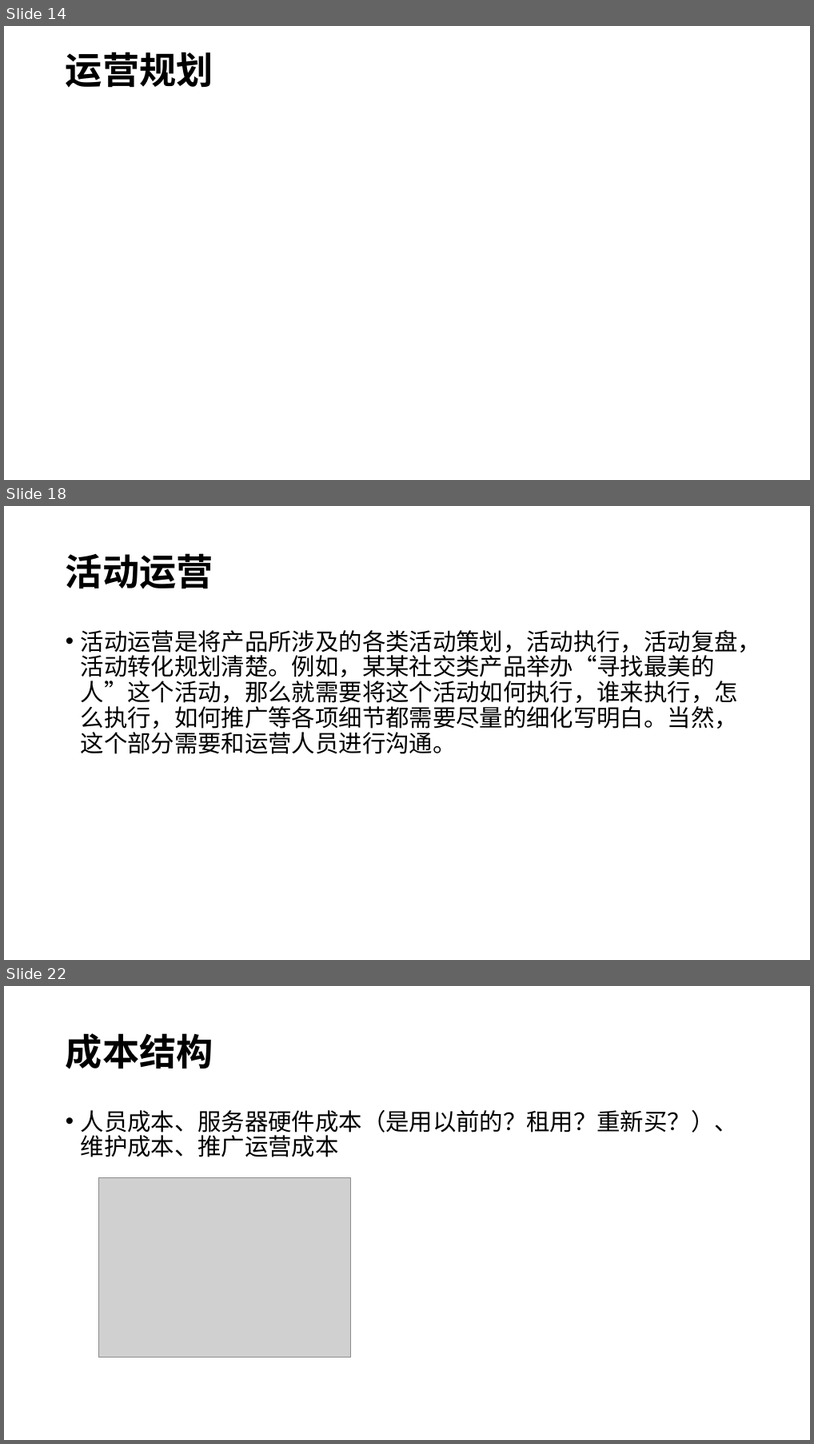
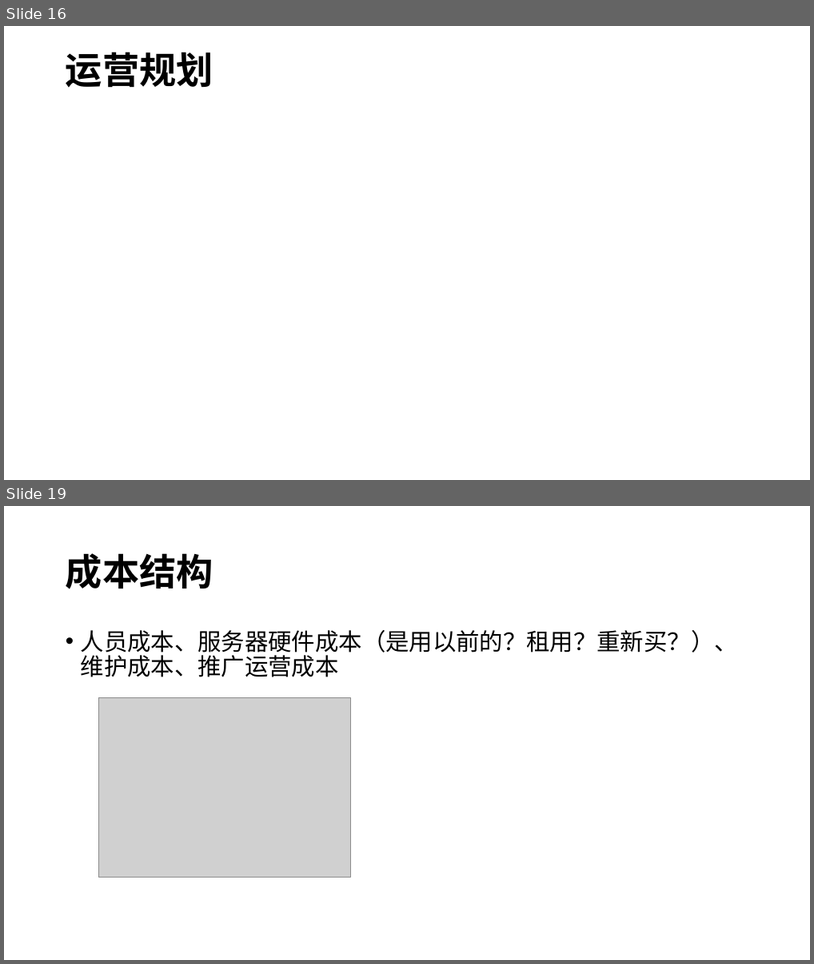
Before and after one commit to awanglilong/awanglilong.github.io, a slide deck: _posts/商业需求.pptx. Shown one above the other, each under a label of ours: slides 14, 18 and 22 before the commit, slides 16 and 19 after it; the slides between them are not shown. The pictures are 814x1444 and 814x964 pixels, drawn with LibreOffice and Linux fonts; fonts in the diff are those of the drawing; grey boxes stand for pictures. Boxes give left, top, right and bottom in pixels: in the first picture for what was removed or moved away, otherwise in the second. Text is boxed around its words. In the diff, an @@ line names an element or a change of style, - is before the commit and + after.

```diff
--- a/_posts/商业需求.pptx
+++ b/_posts/商业需求.pptx
@@ slide 18 removed at (4,506,810,960), background #FFFFFF @@
@@ title removed at (66,553,214,589) @@
-活动运营
@@ text removed at (81,630,762,754) @@
-• 活动运营是将产品所涉及的各类活动策划，活动执行，活动复盘，活动转化规划清楚。例如，某某社交类产品举办“寻找最美的人”这个活动，那么就需要将这个活动如何执行，谁来执行，怎么执行，如何推广等各项细节都需要尽量的细化写明白。当然，这个部分需要和运营人员进行沟通。
@@ what was slide 14 is now slide 16 @@
@@ what was slide 22 is now slide 19 @@
```
Also in this commit, not shown: 13 slides changed, 6 slides added, 7 other slides removed, 1 other file.
